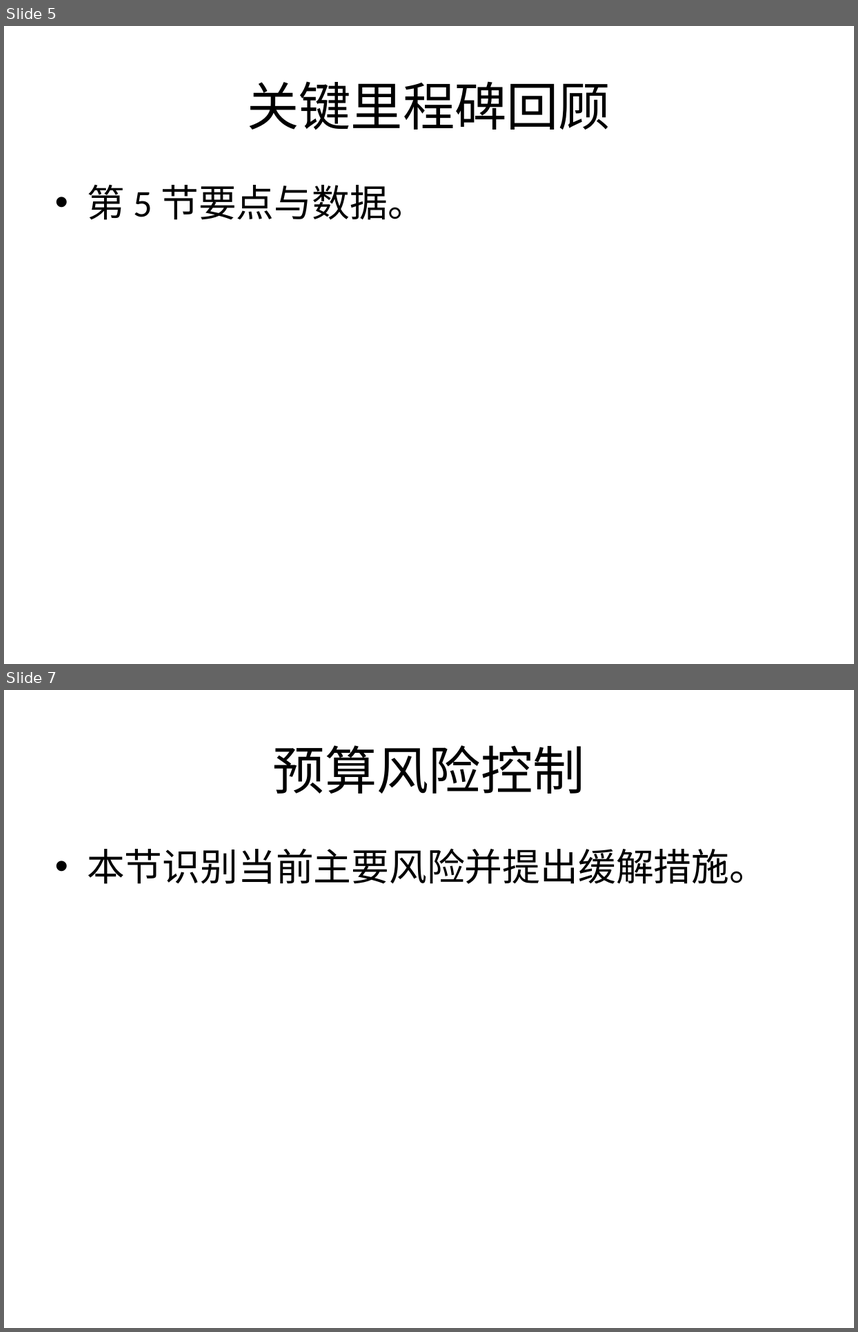
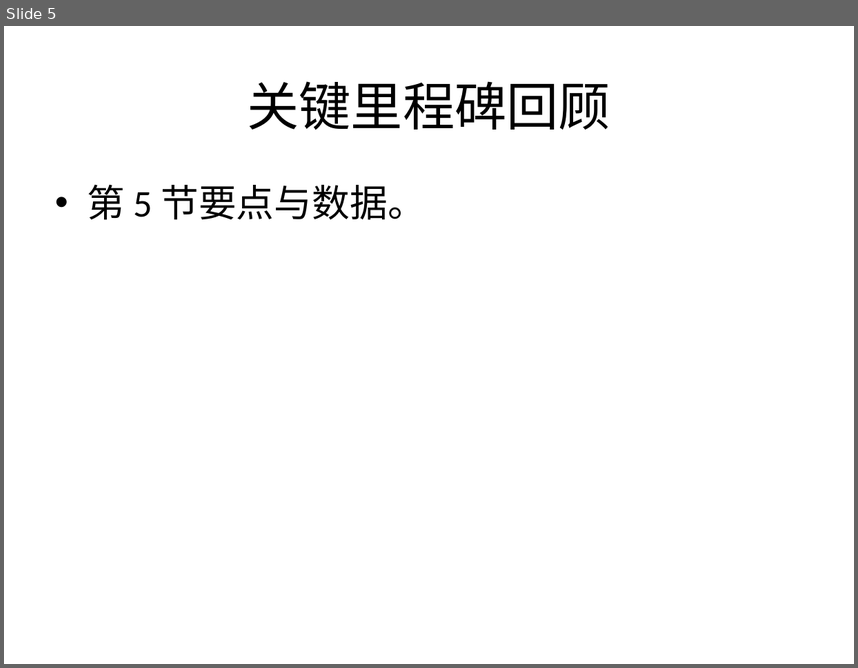
Before and after one commit to slamfinger/SimiGo, a slide deck: docs/experiments/V17_RUNTIME_MATRIX/office_out/docs/project_review.pptx. Shown one above the other, each under a label of ours: slides 5 and 7 before the commit, slide 5 after it; the slides between them are not shown. The pictures are 858x1332 and 858x668 pixels, drawn with LibreOffice and Linux fonts; fonts in the diff are those of the drawing. Boxes give left, top, right and bottom in pixels: in the first picture for what was removed or moved away, otherwise in the second. Text is boxed around its words. In the diff, an @@ line names an element or a change of style, - is before the commit and + after.

```diff
--- a/docs/experiments/V17_RUNTIME_MATRIX/office_out/docs/project_review.pptx
+++ b/docs/experiments/V17_RUNTIME_MATRIX/office_out/docs/project_review.pptx
@@ slide 7 removed at [4, 690, 854, 1328], background #FFFFFF @@
@@ title removed at [273, 745, 585, 793] @@
-预算风险控制
@@ text removed at [87, 848, 767, 884] @@
-• 本节识别当前主要风险并提出缓解措施。
```
Also in this commit, not shown: 1 slide changed, 3 other slides removed, 13 other files.
